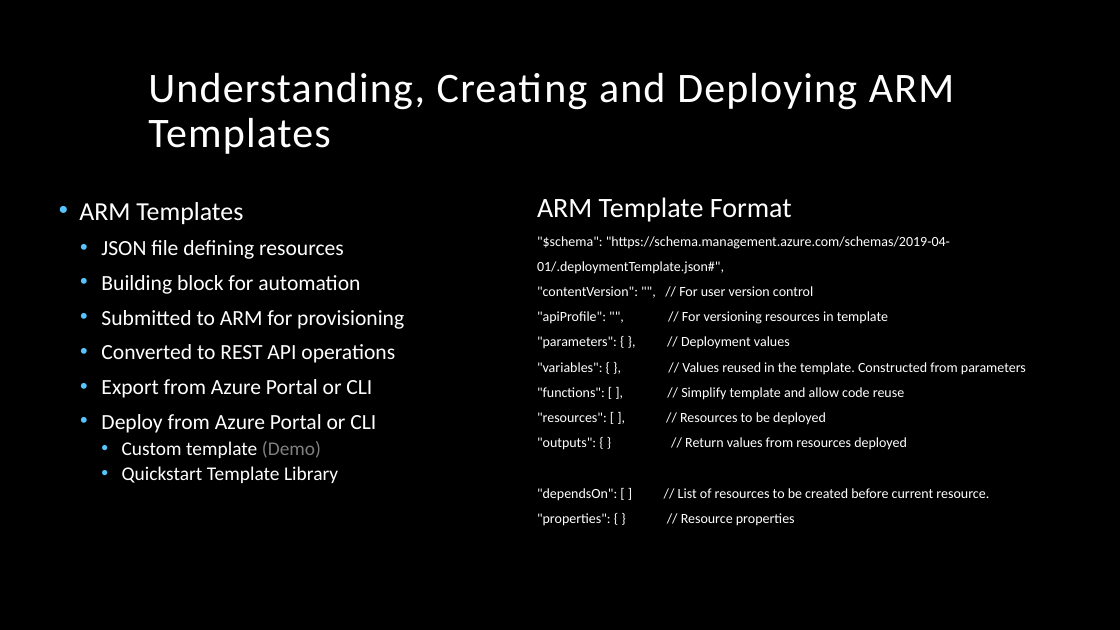
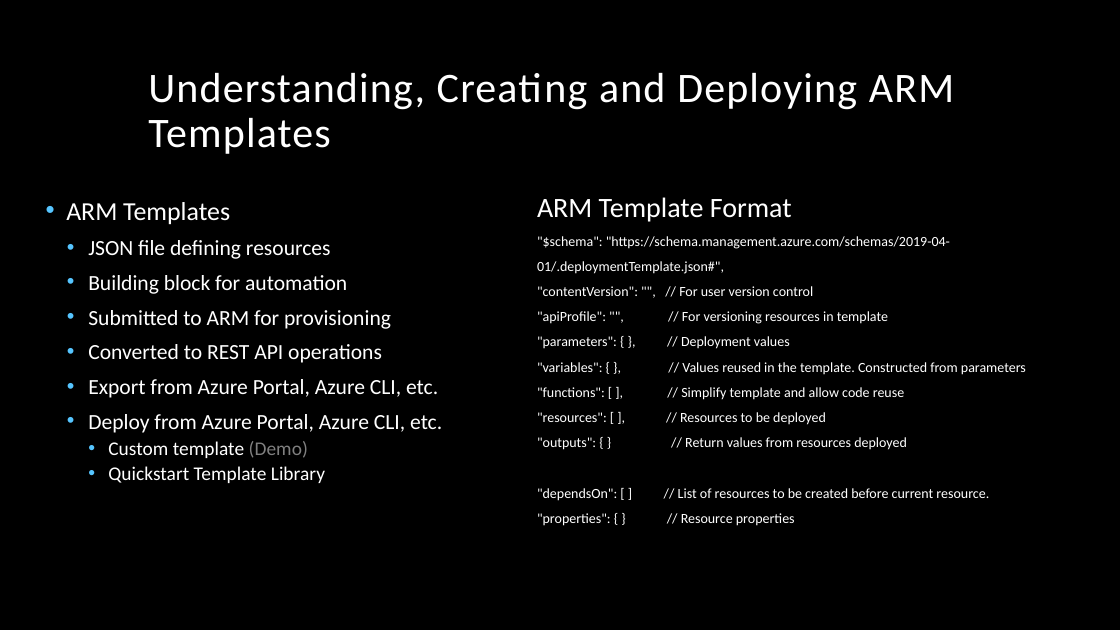
Before and after one commit to sergiy-interprit/az-204, a slide deck: slide 4 of AZ-204 - Develop for Azure Compute Solutions - 7 Sep 2023.pptx. Drawn at 1120x630 pixels with LibreOffice and Linux fonts; fonts in the diff are those of the drawing; background and template pictures are left out. Boxes give left, top, right and bottom in pixels: in the first picture for what was removed or moved away, otherwise in the second. Text is boxed around its words. In the diff, an @@ line names an element or a change of style, - is before the commit and + after.

```diff
--- a/AZ-204 - Develop for Azure Compute Solutions - 7 Sep 2023.pptx
+++ b/AZ-204 - Develop for Azure Compute Solutions - 7 Sep 2023.pptx
@@ text "ARM Templates": place and size @@
-text "ARM Templates" at box(79, 202, 404, 483)
+text "ARM Templates" at box(66, 202, 442, 483)
@@ text at box(88, 379, 442, 433): text changed @@
-  • Export from Azure Portal or CLI
-  • Deploy from Azure Portal or CLI
+  • Export from Azure Portal, Azure CLI, etc.
+  • Deploy from Azure Portal, Azure CLI, etc.
```
Also in this commit, not shown: 1 slide added, 4 other files.
